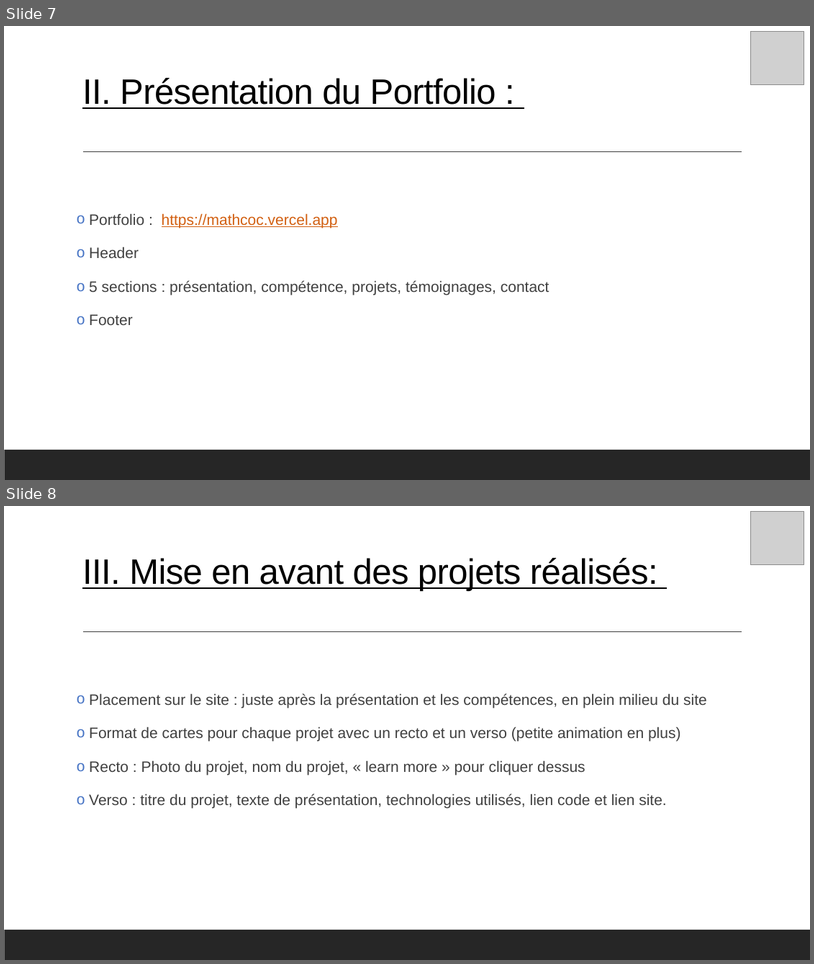
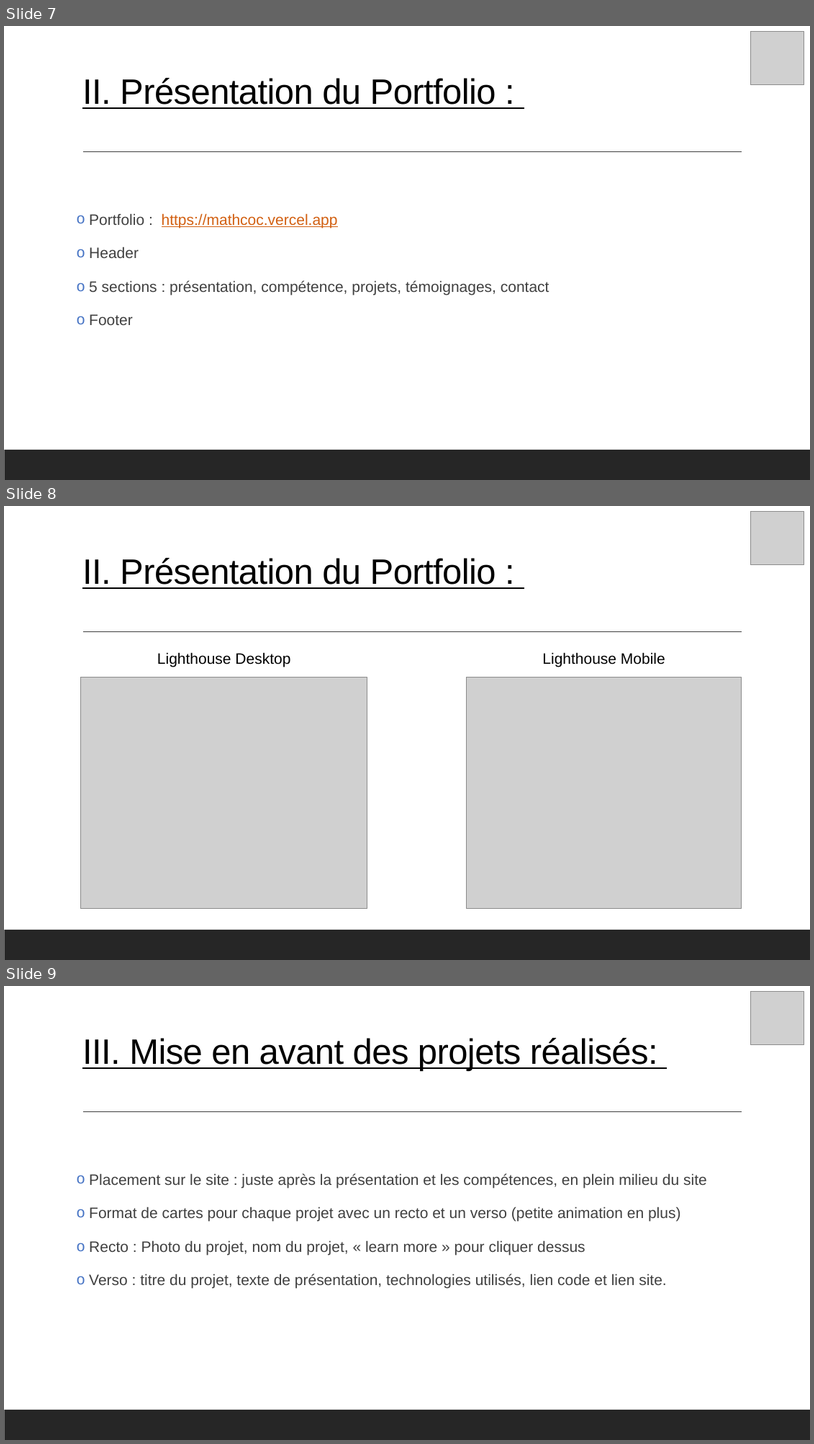
Before and after one commit to mathc28/portfolio, a slide deck: PrésentationP12.pptx. Shown one above the other, each under a label of ours: slides 7 and 8 before the commit, slides 7, 8 and 9 after it. The pictures are 814x964 and 814x1444 pixels, drawn with LibreOffice and Linux fonts; fonts in the diff are those of the drawing; grey boxes stand for pictures. Boxes give left, top, right and bottom in pixels: in the first picture for what was removed or moved away, otherwise in the second. Text is boxed around its words. In the diff, an @@ line names an element or a change of style, - is before the commit and + after.

```diff
--- a/PrésentationP12.pptx
+++ b/PrésentationP12.pptx
@@ slide 8 added at box(4, 506, 810, 960), background #FFFFFF; not listed: 2 template elements that a slide beside it also shows @@
@@ picture added at box(751, 512, 805, 565) @@
@@ title added at box(82, 558, 496, 589), 42 pt, text #000000, underline @@
+II. Présentation du Portfolio :
@@ text added at box(157, 652, 291, 667), 18 pt, text #000000 @@
+Lighthouse Desktop
@@ text added at box(543, 652, 666, 667), 18 pt, text #000000 @@
+Lighthouse Mobile
@@ picture added at box(81, 677, 368, 908) @@
@@ picture added at box(467, 677, 742, 908) @@
@@ what was slide 8 is now slide 9 @@
```
Also in this commit, not shown: 4 slides changed, 2 other slides added, 1 slide removed, 3 other files.
